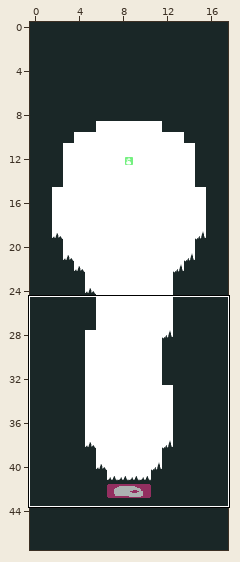
Tiled map, stored at core/assets/maps/DEPTHS.tmx. Above: a wide view before the commit, with the close-up outlined.
Close-up. As it was:
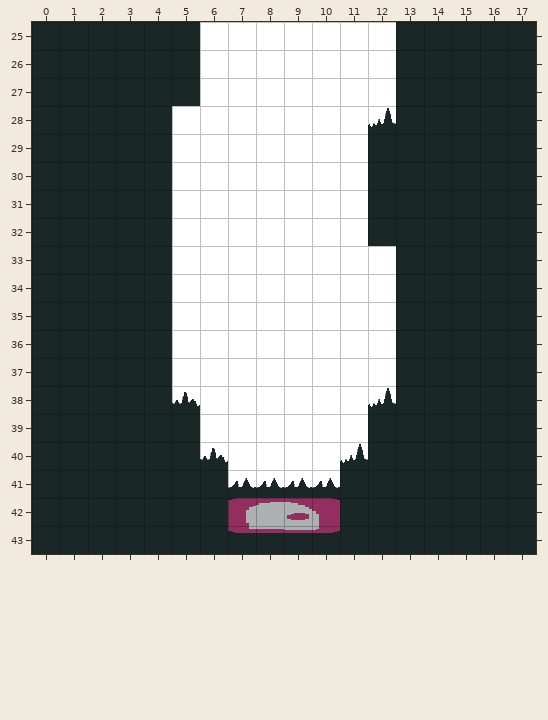
Cells are 32x32 px. Shown: x 0..17, y 25..43. The commit also changed other parts of the map, which this record leaves out. Tiles whose own drawing changed are shown in their newer look in all pictures.
And afterwards:
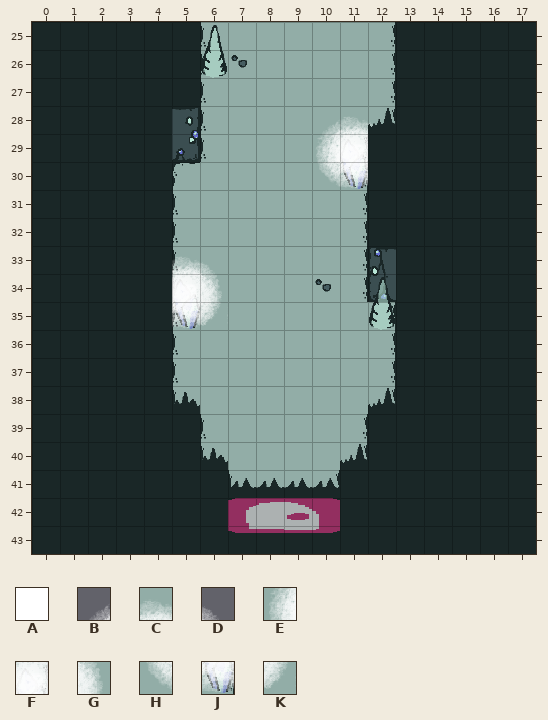
Key: from "depths": A 16; from "light": B 32, C 33, D 34, E 40, F 41, G 42, H 48, J 49, K 50.
_ is an empty cell, . an unchanged one.
See-through tiles are keyed as they look on the map.
Edits made:
--- layer "LIGHT"
@@ x 5..12 @@
-25 .AAAAAAA
-26 .AAAAAAA
-27 .AAAAAAA
-28 AAAAAAAA
-29 AAAAAAA.
-30 AAAAAAA.
-31 AAAAAAA.
-32 AAAAAAA.
-33 AAAAAAAA
-34 AAAAAAAA
-35 AAAAAAAA
-36 AAAAAAAA
-37 AAAAAAAA
-38 AAAAAAAA
-39 .AAAAAA.
-40 .AAAAAA.
-41 ..AAAA..
+25 ._______
+26 ._______
+27 ._______
+28 _____BCD
+29 _____EF.
+30 _____HJ.
+31 _______.
+32 _______.
+33 CD______
+34 FG______
+35 JK______
+36 ________
+37 ________
+38 ________
+39 .______.
+40 .______.
+41 ..____..
Boxes around the changes in both close-ups, in picture pixels (x1, y1, x2, y2):
changed: (172, 22, 396, 488)
